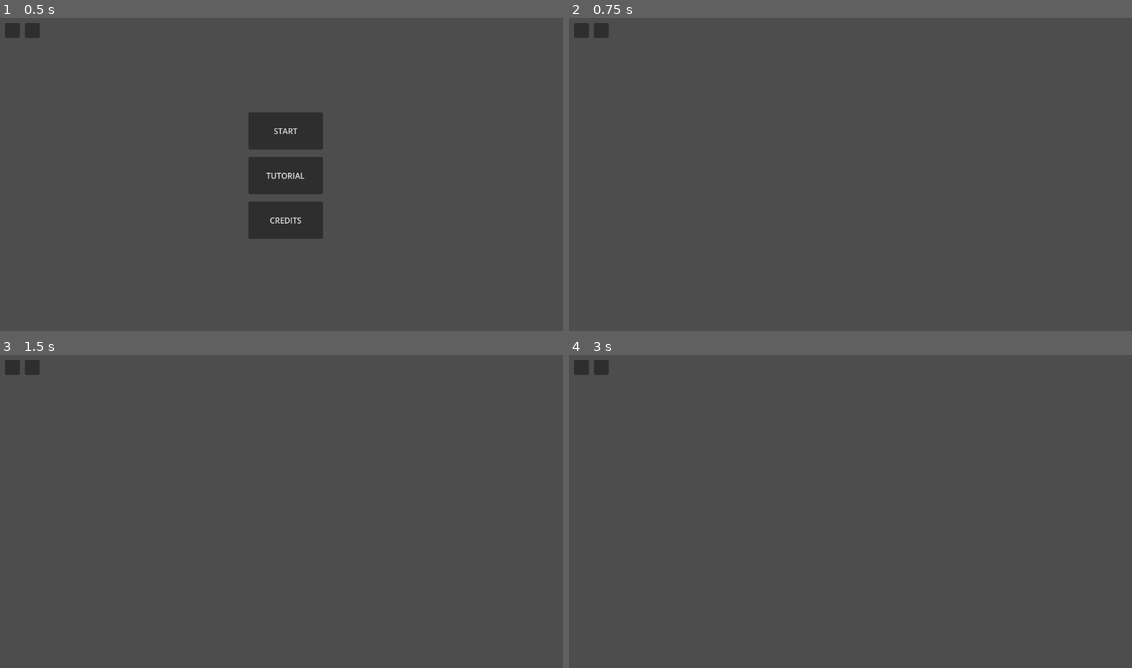
Above: before the commit, frames 1-4 (two rows, left to right).
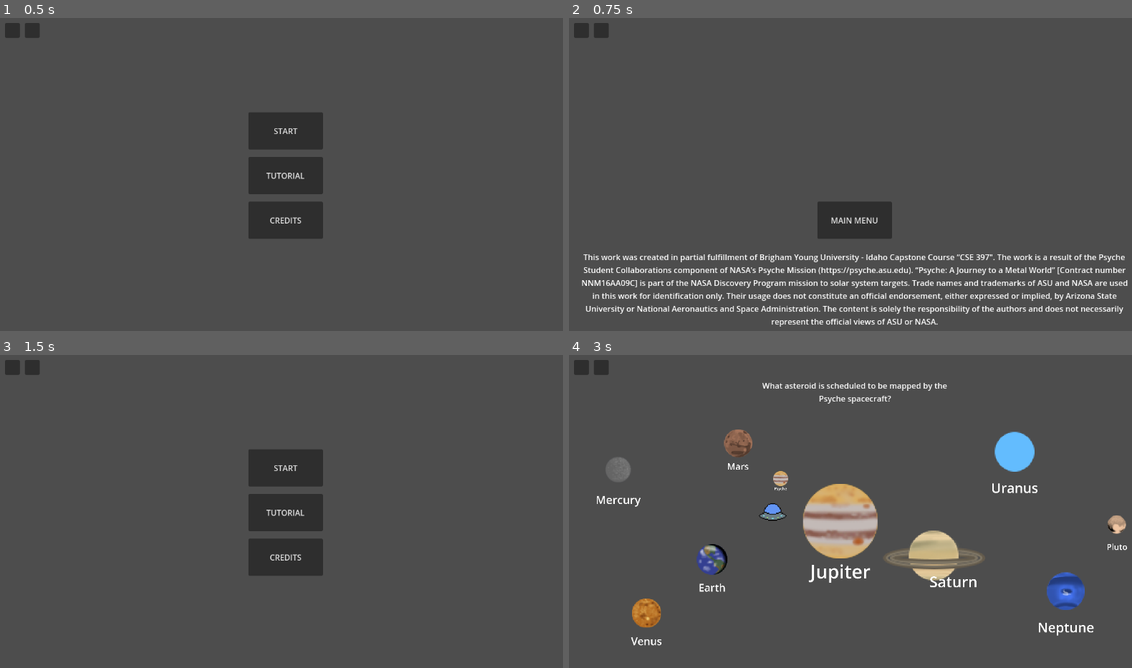
Above: after the commit, the same moments.

Repository: MissionToPsyche-Iridium/iridium_21k_web_game-byu-i
Game: Godot game, scene res://main.tscn
Same seed, same stepped clock (60 frames per second), same inputs: the game is played once before the commit and once after it.
Inputs (mouse positions are in pixels of both pictures, inside the frame that each line leads up to):
- Up to frame 1 (0.5 s): no input
- Up to frame 2 (0.75 s): click "CREDITS" at 0.5 s
- Up to frame 3 (1.5 s): click (287, 558) at 1.25 s, where only the run after the commit has a clickable "MAIN MENU"
- Up to frame 4 (3 s): click (856, 467) at 2 s, where only the run after the commit has a clickable "START"; click (771, 511) at 2.75 s, where only the run after the commit has a clickable "EASY"

Frame 1 is identical in both runs. In frame 2, 6.1% of the frame differs, in the area x 2-100%, y 58-99%; in frame 3, 4.6%; in frame 4, 8.3%, in the area x 4-100%, y 8-93%.

Commit message:
credits page

Diff:
--- a/SpaceShuttle/start.gd
+++ b/SpaceShuttle/start.gd
@@ -39,6 +39,14 @@
 # will display credits then return the user back to the start screen
 func _on_credits_button_pressed():
 	hide_stc_buttons()
+	$returnButton.show()
+	$disclaimer.show()
+	pass
+
+func _on_return_button_pressed():
+	show_stc_buttons()
+	$returnButton.hide()
+	$disclaimer.hide()
 	pass
 
 # toggles the mute button to either mute or unmute.
--- a/SpaceShuttle/start.tscn
+++ b/SpaceShuttle/start.tscn
@@ -134,8 +134,26 @@
 vertical_alignment = 1
 autowrap_mode = 2
 
+[node name="returnButton" type="Button" parent="."]
+visible = false
+offset_left = 500.0
+offset_top = 370.0
+offset_right = 650.0
+offset_bottom = 445.0
+text = "MAIN MENU"
+
+[node name="disclaimer" type="Label" parent="."]
+visible = false
+offset_left = 20.0
+offset_top = 470.0
+offset_right = 1130.0
+offset_bottom = 627.0
+text = "This work was created in partial fulfillment of Brigham Young University - Idaho Capstone Course “CSE 397″. The work is a result of the Psyche Student Collaborations component of NASA’s Psyche Mission (https://psyche.asu.edu). “Psyche: A Journey to a Metal World” [Contract number NNM16AA09C] is part of the NASA Discovery Program mission to solar system targets. Trade names and trademarks of ASU and NASA are used in this work for identification only. Their usage does not constitute an official endorsement, either expressed or implied, by Arizona State University or National Aeronautics and Space Administration. The content is solely the responsibility of the authors and does not necessarily represent the official views of ASU or NASA."
+horizontal_alignment = 1
+autowrap_mode = 2
+
+[connection signal="pressed" from="startButton" to="." method="_on_start_button_pressed"]
 [connection signal="pressed" from="startButton" to="." method="_on_startButton_pressed"]
-[connection signal="pressed" from="startButton" to="." method="_on_start_button_pressed"]
 [connection signal="pressed" from="tutorialButton" to="." method="_on_tutorial_button_pressed"]
 [connection signal="pressed" from="creditsButton" to="." method="_on_credits_button_pressed"]
 [connection signal="pressed" from="MusicButton" to="." method="_on_music_button_pressed"]
@@ -144,3 +162,4 @@
 [connection signal="pressed" from="mediumButton" to="." method="_on_medium_button_pressed"]
 [connection signal="pressed" from="hardButton" to="." method="_on_hard_button_pressed"]
 [connection signal="pressed" from="to_next" to="." method="_on_to_next_pressed"]
+[connection signal="pressed" from="returnButton" to="." method="_on_return_button_pressed"]
